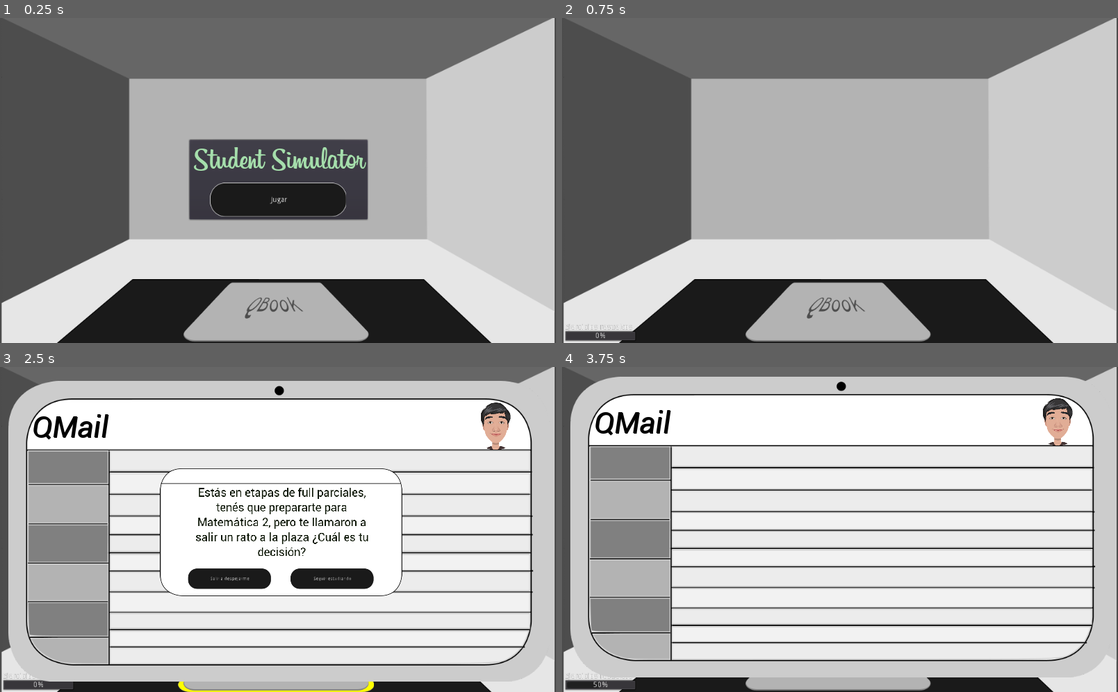
Above: before the commit, frames 1-4 (two rows, left to right).
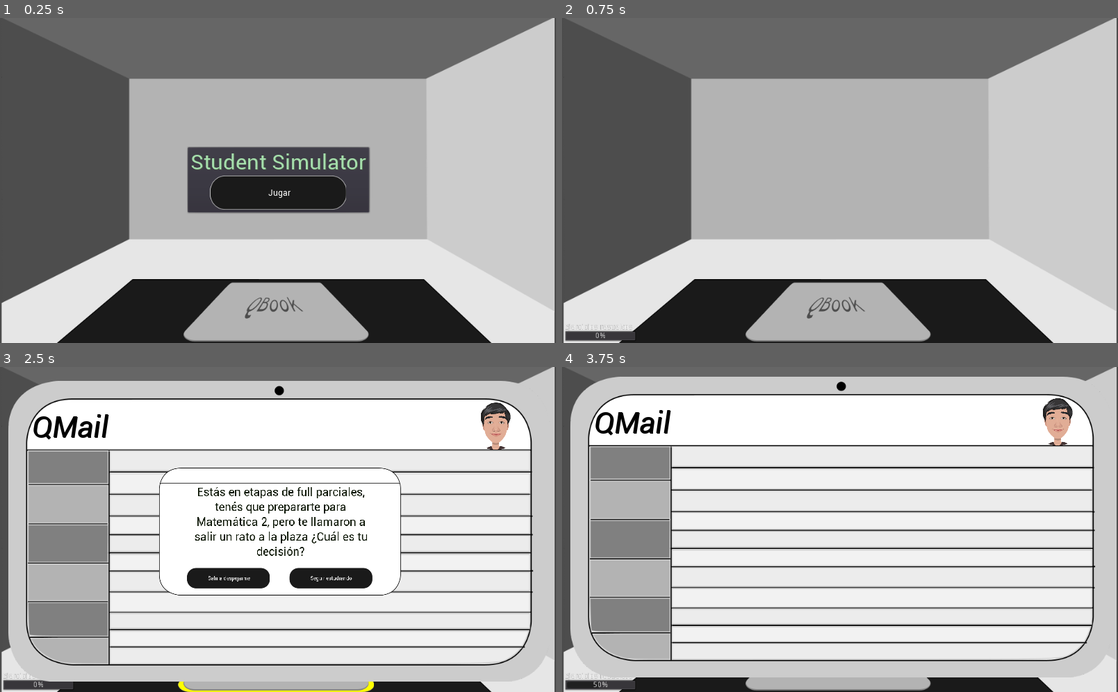
Above: after the commit, the same moments.

Repository: TraumaGames/StudentSimulator-TraumaGames
Game: Godot game, scene res://Main.tscn
Two runs of this game, one before a commit and one after it. Both use one fixed random seed, a clock stepped at 60 frames per second and the inputs below.
Inputs (mouse positions are in pixels of both pictures, inside the frame that each line leads up to):
- Up to frame 1 (0.25 s): no input
- Up to frame 2 (0.75 s): click "Jugar" at 0.5 s
- Up to frame 3 (2.5 s): click (278, 659) at 1.25 s; hold Right (right) from 2.03 s (still down)
- Up to frame 4 (3.75 s): release Right (right) at 2.78 s; hold Down (down) 2.78-3.5 s; click "Seguir estudiando" at 3.5 s

The runs differ from the first frame. In frame 1, 3.8% of the frame differs, in the area x 33-67%, y 37-63%; in frame 2, nothing differs; in frame 3, 3.1%; in frame 4, nothing differs.

Commit message:
Se solucionó sonido de la card

Diff:
--- a/Entities/Card/Card.tscn
+++ b/Entities/Card/Card.tscn
@@ -4,7 +4,7 @@
 [ext_resource path="res://assets/fonts/Roboto-Regular.ttf" type="DynamicFontData" id=2]
 [ext_resource path="res://Entities/Card/Card.gd" type="Script" id=3]
 [ext_resource path="res://Entities/MenuButton/MenuButton.tscn" type="PackedScene" id=4]
-[ext_resource path="res://assets/sounds/silvido.wav" type="AudioStream" id=5]
+[ext_resource path="res://assets/sounds/silvido.mp3" type="AudioStream" id=5]
 
 [sub_resource type="DynamicFont" id=1]
 size = 35
@@ -27,7 +27,7 @@
 
 [sub_resource type="Animation" id=3]
 resource_name = "show"
-length = 0.3
+length = 0.6
 tracks/0/type = "value"
 tracks/0/path = NodePath(".:rect_scale")
 tracks/0/interp = 1
@@ -52,7 +52,7 @@
 "start_offset": 0.0,
 "stream": ExtResource( 5 )
 } ],
-"times": PoolRealArray( -0.4 )
+"times": PoolRealArray( 0 )
 }
 
 [node name="Card" type="Control"]
@@ -124,6 +124,7 @@
 
 [node name="NewMessage" type="AudioStreamPlayer" parent="."]
 stream = ExtResource( 5 )
+volume_db = -1.867
 
 [connection signal="pressed" from="CenterAccept/Accept" to="." method="_on_Accept_pressed"]
 [connection signal="pressed" from="CenterCancel/Cancel" to="." method="_on_Cancel_pressed"]
--- a/Entities/CardManager/CardManager.gd
+++ b/Entities/CardManager/CardManager.gd
@@ -11,20 +11,19 @@
 var statManager: StatManager
 var tagManager: TagManager
 var currentCard
-var click
+var button_click
 
 func _ready():
 	for card in get_children():
 		cards[card.get_type()] = card
 
-func initialize(tag_manager: TagManager, stat_manager: StatManager, card_information_manager: CardInformationManager,button_click:AudioStreamPlayer):
+func initialize(tag_manager: TagManager, stat_manager: StatManager, card_information_manager: CardInformationManager, button_click):
 	cardInformationManager = card_information_manager
 	statManager = stat_manager
 	tagManager = tag_manager
-	click = button_click
+	self.button_click = button_click
 
 func next_card():
-	click.play()
 	var newInformation = cardInformationManager.next_card({"stats": statManager.stats, "tags": tagManager.currentTags})
 	set_current_card()
 
@@ -48,4 +47,5 @@
 	currentCard.show_card()
 
 func _on_Card_close_card(stats_select):
+	button_click.play()
 	emit_signal("close_card", stats_select)
--- a/Entities/CardManager/CardManager.tscn
+++ b/Entities/CardManager/CardManager.tscn
@@ -14,9 +14,5 @@
 }
 
 [node name="Card" parent="." instance=ExtResource( 2 )]
-margin_left = 2.0
-margin_top = 1.0
-margin_right = 2.0
-margin_bottom = 1.0
 
 [connection signal="close_card" from="Card" to="." method="_on_Card_close_card"]
--- a/Entities/HUD/HUD.tscn
+++ b/Entities/HUD/HUD.tscn
@@ -7,11 +7,12 @@
 [ext_resource path="res://Entities/Card/CardExam.tscn" type="PackedScene" id=5]
 [ext_resource path="res://Entities/Card/CardUnary.tscn" type="PackedScene" id=6]
 [ext_resource path="res://Entities/minigames/mainGame.tscn" type="PackedScene" id=7]
+[ext_resource path="res://assets/fonts/Roboto-Regular.ttf" type="DynamicFontData" id=8]
 
 [sub_resource type="DynamicFont" id=1]
-size = 60
+size = 40
 outline_color = Color( 0.0507813, 0.0330772, 0.0330772, 1 )
-font_data = ExtResource( 2 )
+font_data = ExtResource( 8 )
 
 [sub_resource type="DynamicFont" id=2]
 size = 72
@@ -33,21 +34,21 @@
 
 [node name="PanelContainer" type="PanelContainer" parent="CenterContainer"]
 margin_left = 343.0
-margin_top = 224.0
-margin_right = 680.0
-margin_bottom = 375.0
+margin_top = 237.0
+margin_right = 681.0
+margin_bottom = 362.0
 
 [node name="VBoxContainer" type="VBoxContainer" parent="CenterContainer/PanelContainer"]
 margin_left = 7.0
 margin_top = 7.0
-margin_right = 330.0
-margin_bottom = 144.0
+margin_right = 331.0
+margin_bottom = 118.0
 size_flags_horizontal = 4
 custom_constants/separation = 0
 
 [node name="TitleLabel" type="Label" parent="CenterContainer/PanelContainer/VBoxContainer"]
-margin_right = 323.0
-margin_bottom = 75.0
+margin_right = 324.0
+margin_bottom = 48.0
 size_flags_horizontal = 4
 custom_colors/font_color = Color( 0.647059, 0.870588, 0.67451, 1 )
 custom_colors/font_outline_modulate = Color( 0.262745, 0.368627, 0.215686, 1 )
@@ -56,17 +57,18 @@
 text = "Student Simulator"
 
 [node name="Buttons" type="VBoxContainer" parent="CenterContainer/PanelContainer/VBoxContainer"]
-margin_top = 75.0
-margin_right = 323.0
-margin_bottom = 137.0
+margin_top = 48.0
+margin_right = 324.0
+margin_bottom = 111.0
 
 [node name="CenterContainer" type="CenterContainer" parent="CenterContainer/PanelContainer/VBoxContainer/Buttons"]
-margin_right = 323.0
-margin_bottom = 62.0
+margin_right = 324.0
+margin_bottom = 63.0
 
 [node name="StartButton" parent="CenterContainer/PanelContainer/VBoxContainer/Buttons/CenterContainer" instance=ExtResource( 1 )]
 margin_left = 36.0
 margin_right = 287.0
+margin_bottom = 63.0
 text = "Jugar"
 
 [node name="MessageLabel" type="Label" parent="."]
--- a/Entities/MenuButton/MenuButton.tscn
+++ b/Entities/MenuButton/MenuButton.tscn
@@ -1,8 +1,12 @@
-[gd_scene load_steps=4 format=2]
+[gd_scene load_steps=6 format=2]
 
 [ext_resource path="res://assets/art/card/button-hover.svg" type="Texture" id=1]
 [ext_resource path="res://assets/art/card/button.svg" type="Texture" id=2]
 [ext_resource path="res://Entities/MenuButton/MenuButton.gd" type="Script" id=3]
+[ext_resource path="res://assets/fonts/Roboto-Regular.ttf" type="DynamicFontData" id=4]
+
+[sub_resource type="DynamicFont" id=1]
+font_data = ExtResource( 4 )
 
 [node name="MenuButton" type="TextureButton"]
 margin_right = 251.0
@@ -23,6 +27,7 @@
 margin_top = 2.0
 margin_right = 253.0
 margin_bottom = 62.0
+custom_fonts/font = SubResource( 1 )
 align = 1
 valign = 1
 __meta__ = {
--- a/Main.tscn
+++ b/Main.tscn
@@ -79,13 +79,14 @@
 margin_bottom = 57.785
 
 [node name="OpenedQbook" parent="." instance=ExtResource( 14 )]
-margin_left = 14.77
-margin_top = 602.353
-margin_right = 1013.77
-margin_bottom = 1157.35
+margin_left = -497.23
+margin_top = 302.353
+margin_right = 501.77
+margin_bottom = 857.353
 
 [node name="InitSound" type="AudioStreamPlayer" parent="."]
 stream = ExtResource( 2 )
+volume_db = -13.0
 autoplay = true
 
 [node name="QbookOpened" type="AudioStreamPlayer" parent="."]
Not shown: 1 places in Entities/HUD/HUD.tscn that only renumber resources
Not shown, added: assets/sounds/silvido.mp3.import
Not shown, added: assets/sounds/silvido.mp3
